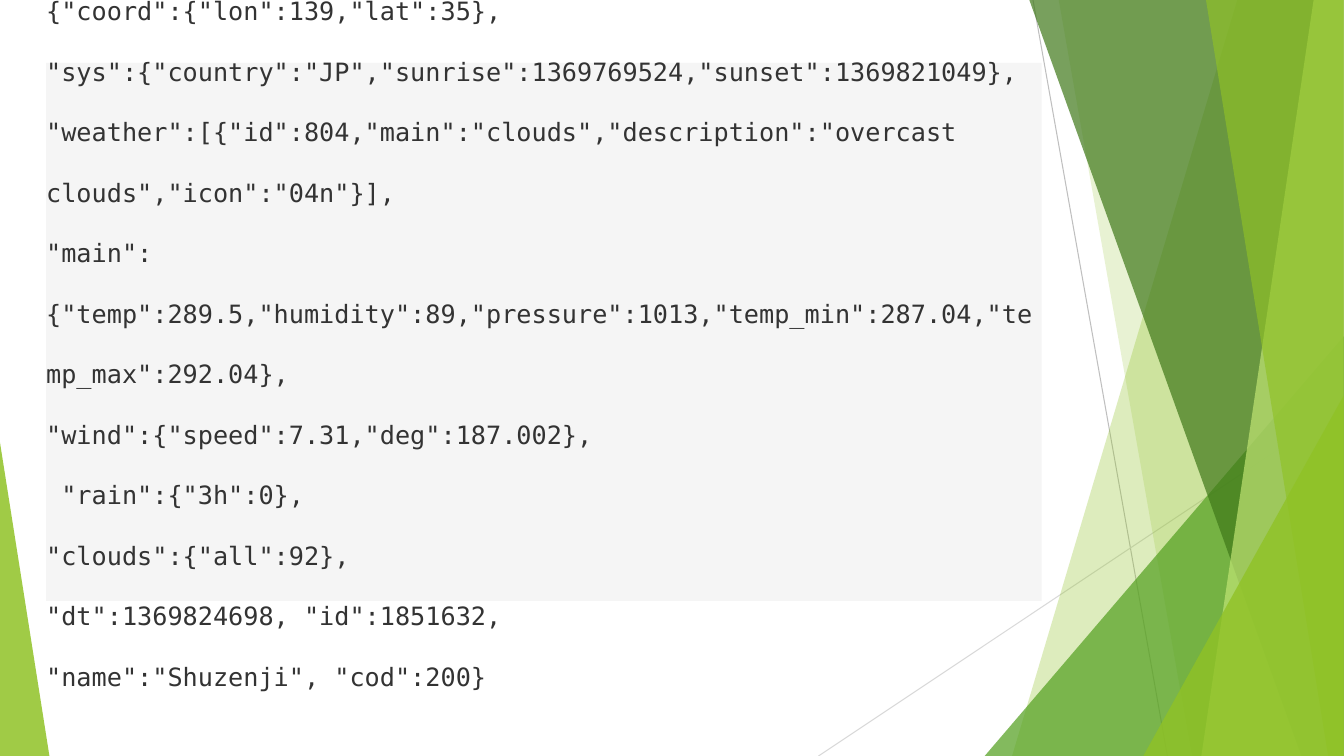
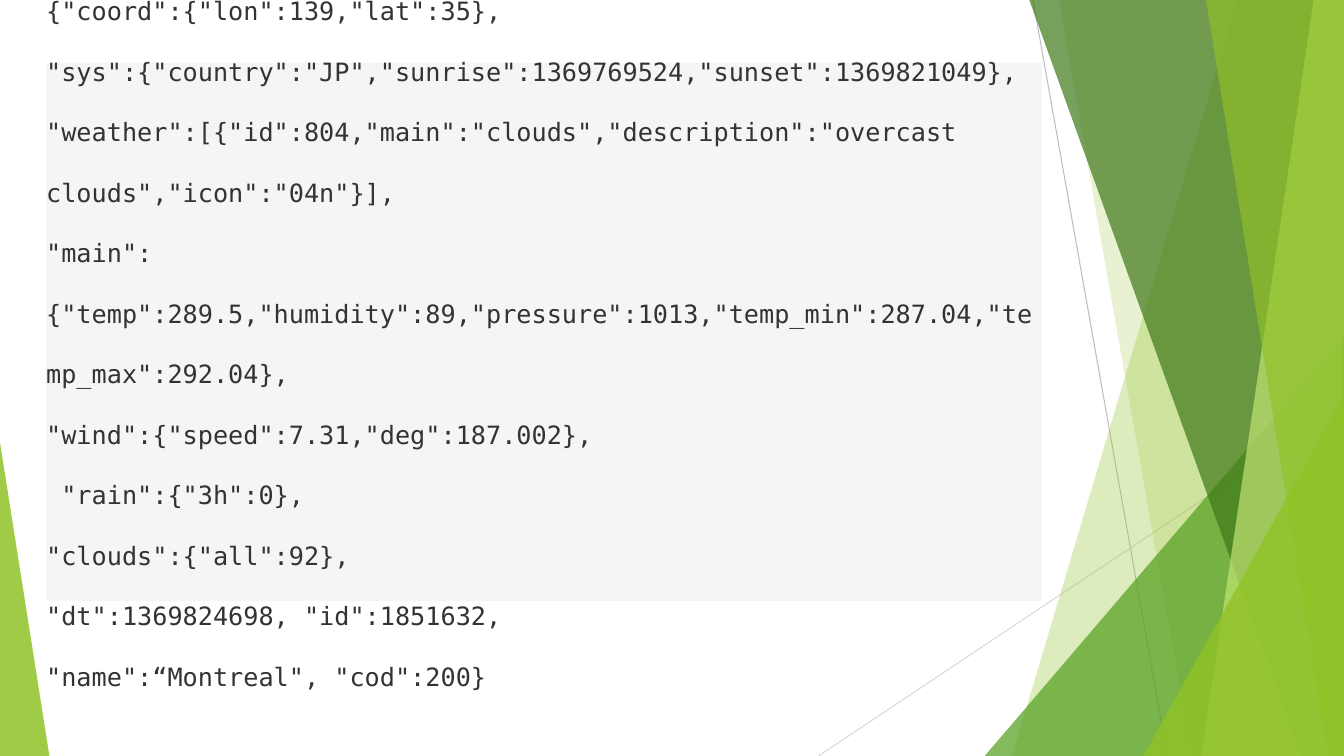
Before and after one commit to Valini/WebAPIProjectGit, a slide deck: slide 5 of WeatherMap.pptx. Drawn at 1344x756 pixels with LibreOffice and Linux fonts; fonts in the diff are those of the drawing. Boxes give left, top, right and bottom in pixels: in the first picture for what was removed or moved away, otherwise in the second. Text is boxed around its words. In the diff, an @@ line names an element or a change of style, - is before the commit and + after.

```diff
--- a/WeatherMap.pptx
+++ b/WeatherMap.pptx
@@ text at [46, 666, 486, 690]: text changed @@
-"name":"Shuzenji", "cod":200}
+"name":“Montreal", "cod":200}
```
Also in this commit, not shown: 2 other slides changed.
